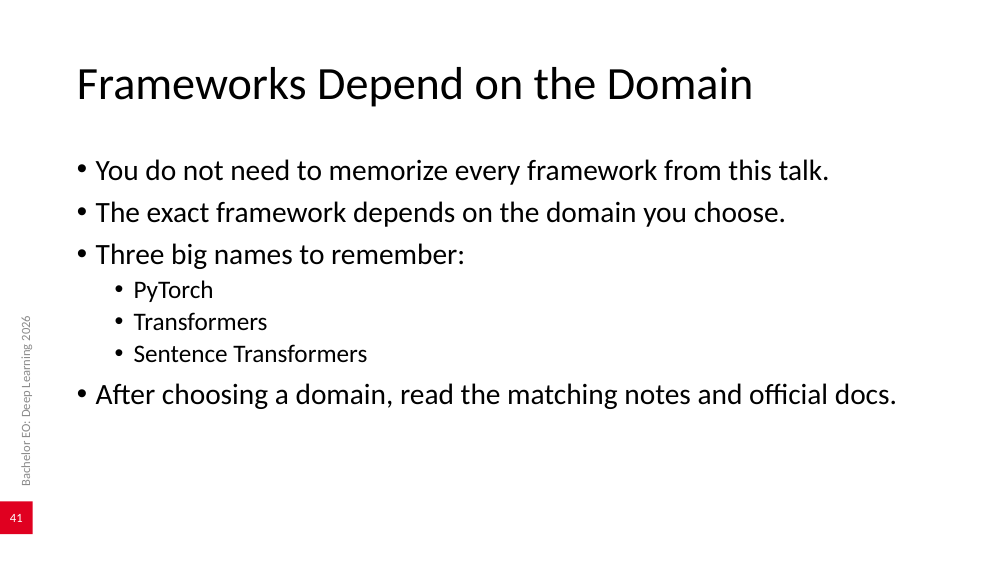
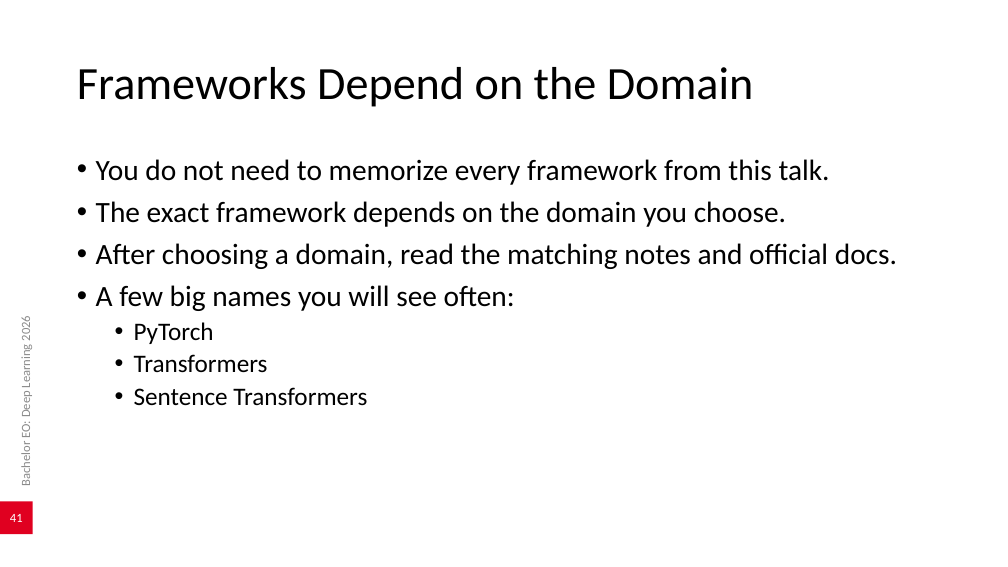
Before and after one commit to AlexanderDhoore/deep-learning-2026, a slide deck: slide 41 of slides/deep-learning-project-domains.pptx. Drawn at 1008x567 pixels with LibreOffice and Linux fonts; fonts in the diff are those of the drawing; background and template pictures are left out. Boxes give left, top, right and bottom in pixels: in the first picture for what was removed or moved away, otherwise in the second. Text is boxed around its words. In the diff, an @@ line names an element or a change of style, - is before the commit and + after.

Commit message:
Resync slides with current course docs

```diff
--- a/slides/deep-learning-project-domains.pptx
+++ b/slides/deep-learning-project-domains.pptx
@@ text at (x1=96, y1=243, x2=897, y2=311): text changed @@
-• Three big names to remember:
+• After choosing a domain, read the matching notes and official docs.
+• A few big names you will see often:
@@ text at (x1=96, y1=383, x2=897, y2=409): paragraph removed @@
-• After choosing a domain, read the matching notes and official docs.
```
Also in this commit, not shown: 8 other slides changed, 1 other file.
